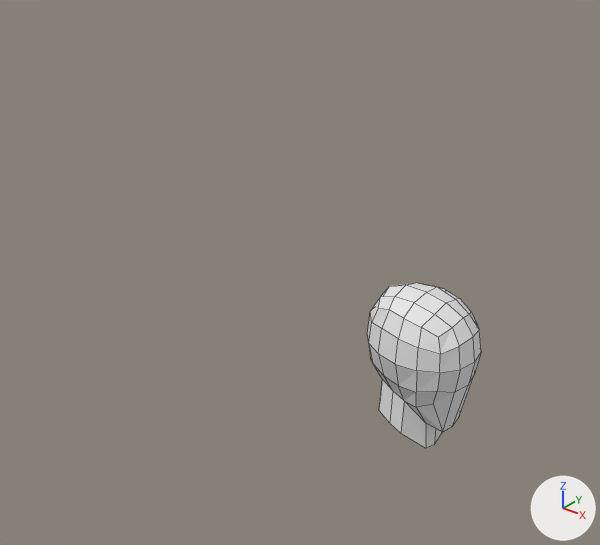
The Blender file blender_models/lowpolySamuraiMod.blend, before and after one commit.
Both versions are drawn from a 50 mm camera at (8.26, -14.89, 14.37) aimed at (-2.35, -1.63, 6.15). The axes (+X, +Y, +Z) are drawn at lower right. The lights are the same throughout. Mesh edges are drawn as thin lines.

Before the edit, the objects in view are built like this:
```python
me_cube_011 = bpy.data.meshes.new('Cube.011')
me_cube_011.from_pydata(...)  # 60 vertices, 49 faces; spans x -1.68..1.73, y 0.0..1.6, z -2.68..1.34
ob_cube = bpy.data.objects.new('Cube', me_cube_011)
ob_cube.location = (0.03, -0.02, 4.44)
ob_cube.scale = (0.777, 0.748, 1.0)
_m = ob_cube.modifiers.new('Mirror', 'MIRROR')
_m.use_axis = (False, True, False)
_m.use_clip = True
```
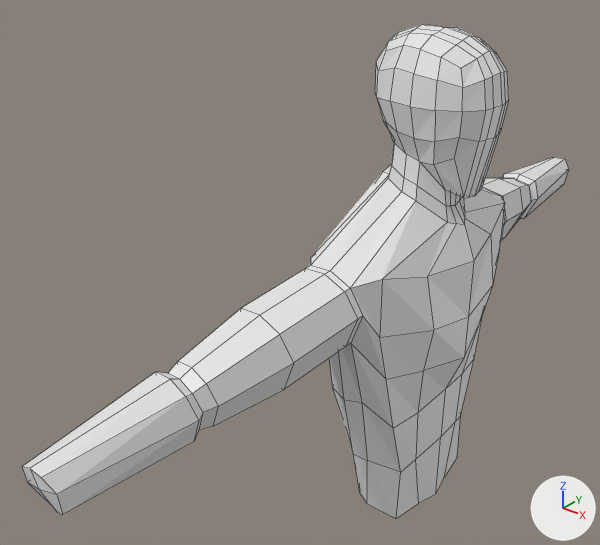
Commit message: changed blender mod

What differs and where, as boxes (x1, y1, x2, y2) in the pictures (600 x 545 px):
'Cube', reshaped, moved (377% wider, 199% taller)
    before: (367, 283, 481, 448)
    after: (22, 24, 569, 519)

Edits to the bpy script that builds the scene:
```text
Change me_cube_011:
    used by ob_cube; location = (0.03, -0.02, 4.44); scale = (0.777, 0.748, 1.0)
    remove me_cube_011.from_pydata(...)  # 60 vertices, 49 faces; spans x -1.68..1.73, y 0.0..1.6, z -2.68..1.34
    add me_cube_011.from_pydata(...)  # 187 vertices, 168 faces; spans x -2.28..1.73, y 0.0..12.9, z -9.95..1.34
    me_cube_011 part 1
    4 vertices are removed from x -1.22..0.66, y 0.0..0.5, z -2.68..-1.92
    17 faces are deleted
    5 vertices in x -1.6..-1.09, y 0.0..0.96, z 0.52..1.17 move by (-0.14, 0.0, -0.05)
    3 vertices in x -1.68..-1.27, y 0.0..1.06, z 0.0 move by (-0.06, 0.0, -0.05)
    7 vertices move from x -1.58..0.01, y 0.0..1.03, z -2.12..0.64 to x -1.68..0.01, y 0.0..1.03, z -1.71..0.58
    131 vertices are added at x -2.28..1.66, y 0.0..12.9, z -9.95..1.3
    136 new faces join them
Change ob_cube:
    ob_cube.location: (0.03, -0.02, 4.44) -> (0.03, -0.02, 10.26)
```
